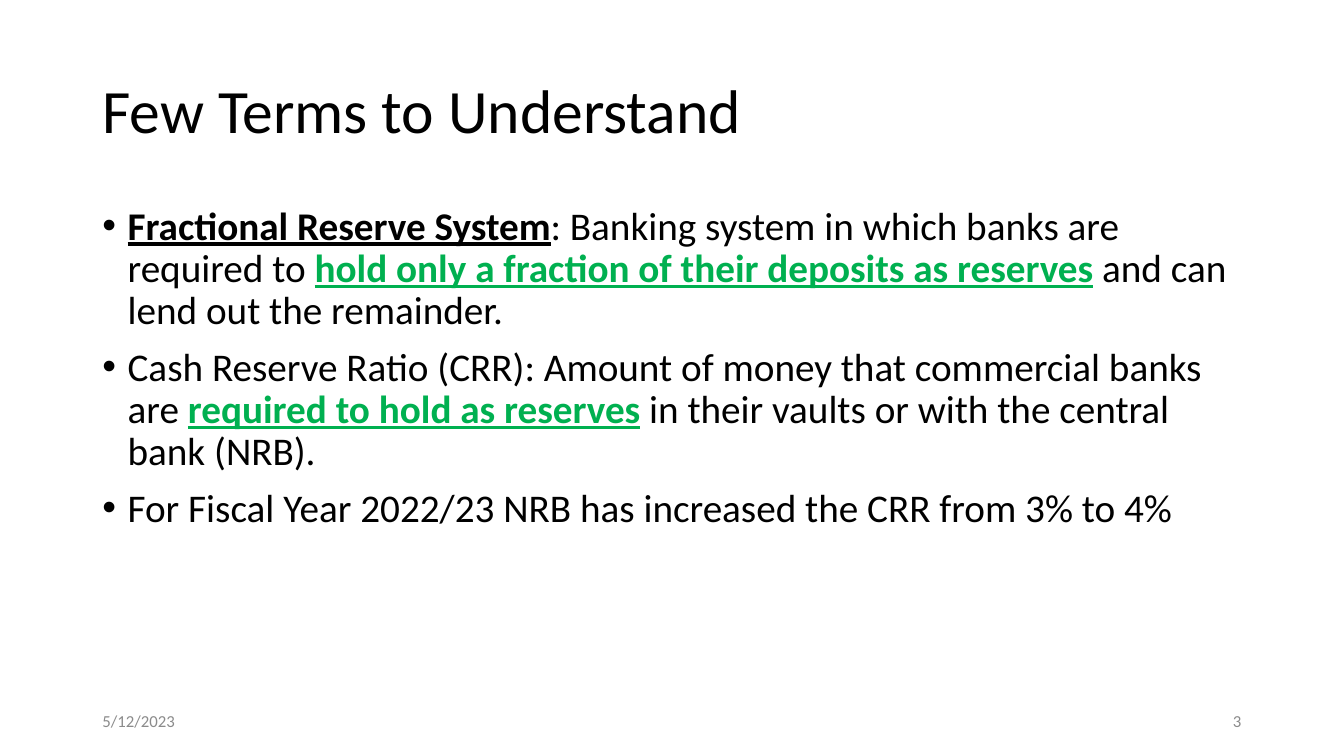
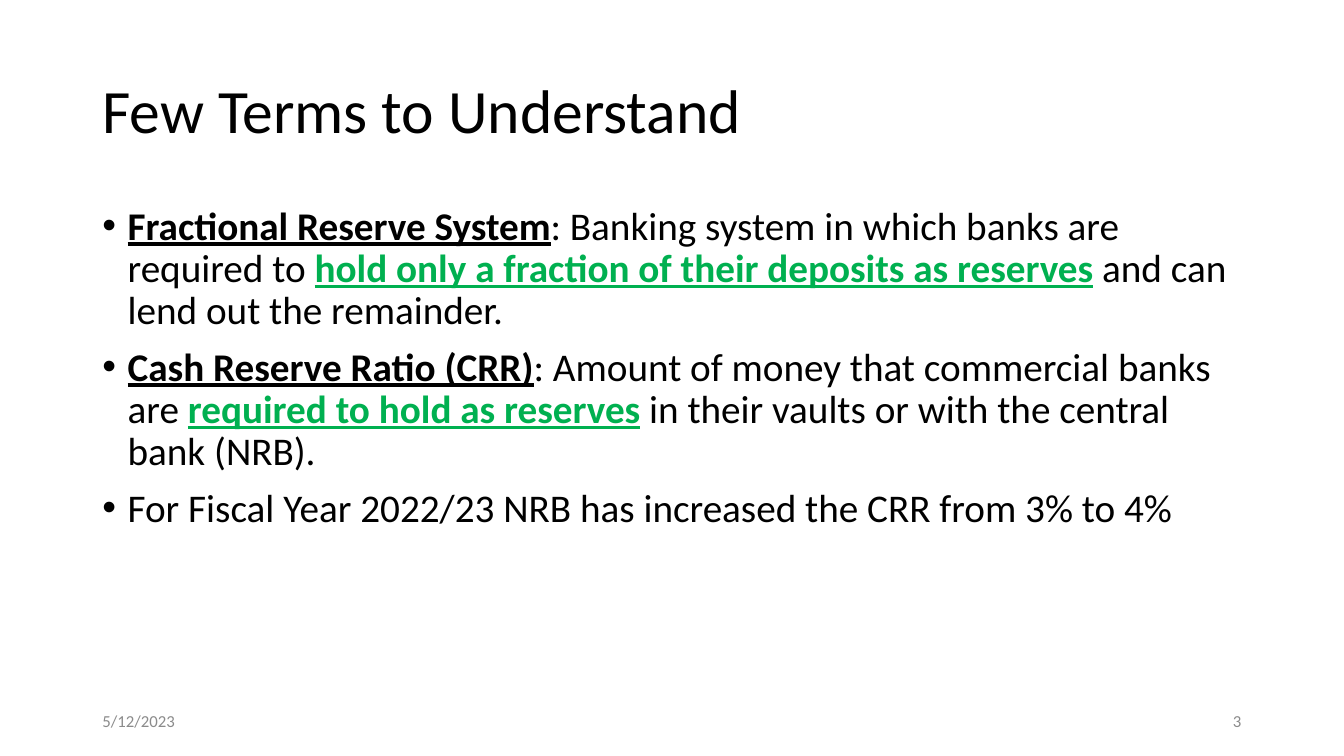
Before and after one commit to DipeshPoudel/MDS-658-Economic-Analysis, a slide deck: slide 3 of Analysis/TimeSeriesAnalysisofLiquidity_DipeshPoudel.pptx. Drawn at 1344x756 pixels with LibreOffice and Linux fonts; fonts in the diff are those of the drawing. Boxes give left, top, right and bottom in pixels: in the first picture for what was removed or moved away, otherwise in the second. Text is boxed around its words. In the diff, an @@ line names an element or a change of style, - is before the commit and + after.

```diff
--- a/Analysis/TimeSeriesAnalysisofLiquidity_DipeshPoudel.pptx
+++ b/Analysis/TimeSeriesAnalysisofLiquidity_DipeshPoudel.pptx
@@ text at bbox=[128, 352, 1211, 471]: bold on, underline on in "Cash Reserve Ratio (CRR):" @@
```
Also in this commit, not shown: 1 other slide changed, 1 slide added.
